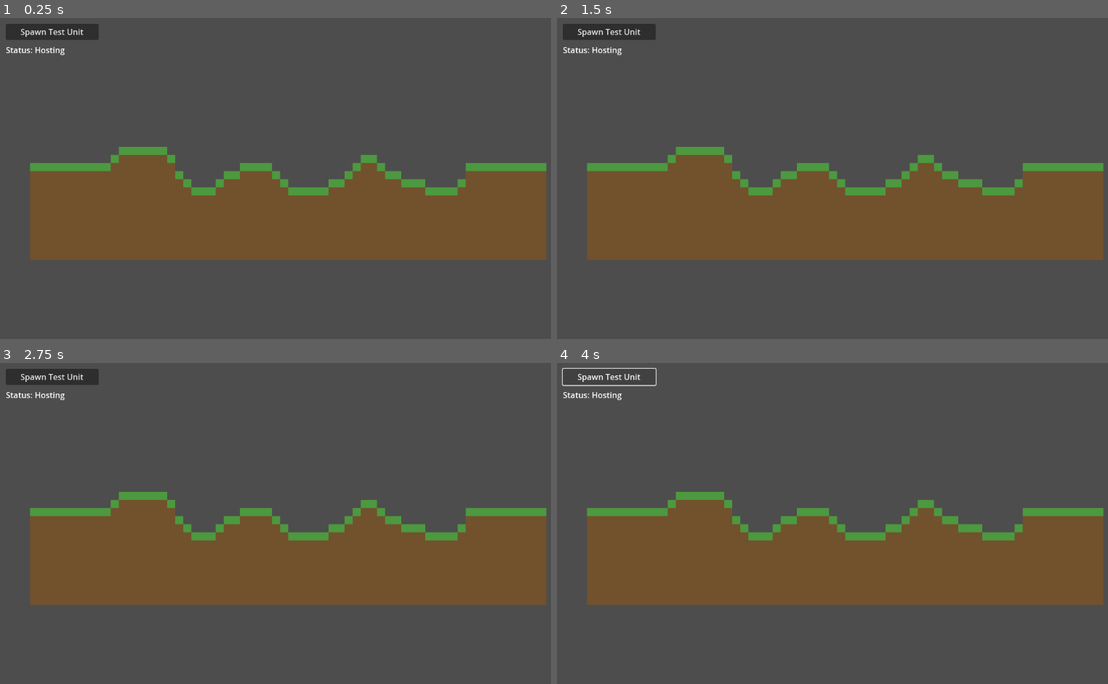
Above: before the commit, frames 1-4 (two rows, left to right).
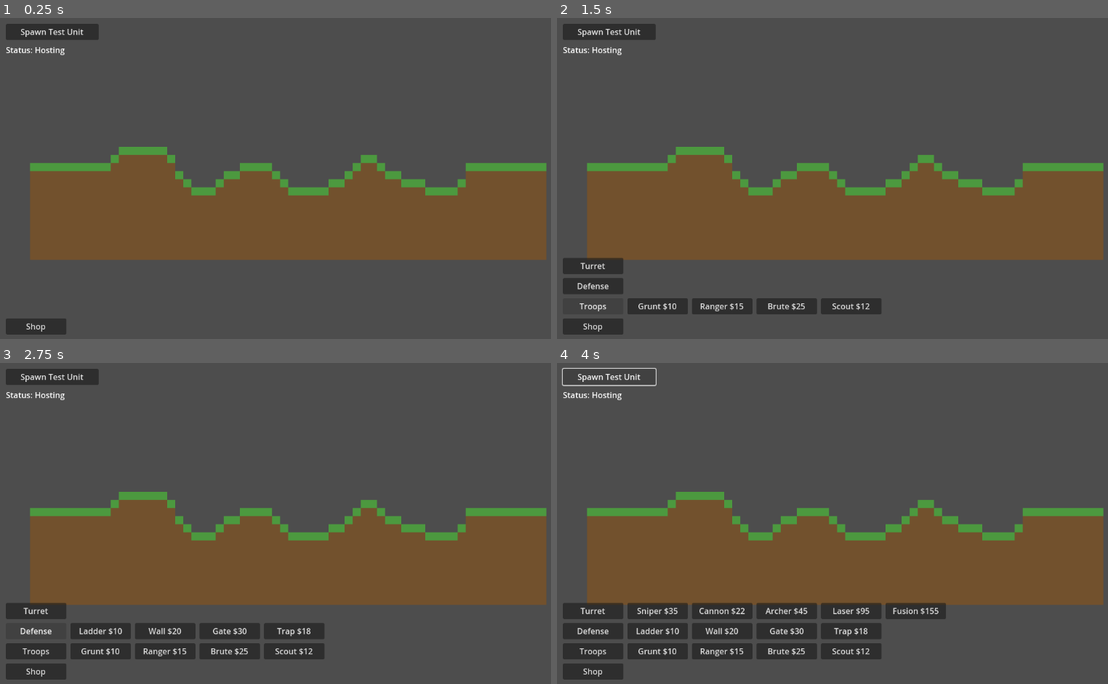
Above: after the commit, the same moments.

Repository: Dillon-McCardell/Village-Assault
Game: Godot game, scene res://scenes/game.tscn
Two runs of this game, one before a commit and one after it. Both use one fixed random seed, a clock stepped at 60 frames per second and the inputs below. This scene is started directly instead of the project's main scene.
Inputs (mouse positions are in pixels of both pictures, inside the frame that each line leads up to):
- Up to frame 1 (0.25 s): no input
- Up to frame 2 (1.5 s): click (595, 326) at 0.5 s, where only the run after the commit has a clickable "Shop"; click (595, 306) at 1.25 s, where only the run after the commit has a clickable "Troops"
- Up to frame 3 (2.75 s): click (38, 632) at 2 s, where only the run after the commit has a clickable "Defense"
- Up to frame 4 (4 s): click (595, 610) at 2.75 s, where only the run after the commit has a clickable "Turret"; click "Spawn Test Unit" at 3.5 s

The runs differ from the first frame. In frame 1, 0.5% of the frame differs, in the area x 1-13%, y 93-99%; in frame 2, 3.6%; in frame 3, 5.6%; in frame 4, 8.6%, in the area x 1-71%, y 74-99%.

Commit message:
Add shop UI scaffolding and server-side purchase handling
- add shop menu control with category/item expansion layout
- define placeholder shop data with labels and prices
- route purchases to the server and deduct player money
- integrate shop menu into game HUD

Diff:
--- a/village-assault/project.godot
+++ b/village-assault/project.godot
@@ -11,9 +11,9 @@
 [application]
 
 config/name="Village Assault"
+run/main_scene="res://scenes/boot_menu.tscn"
 config/features=PackedStringArray("4.5", "Forward Plus")
 config/icon="res://icon.svg"
-run/main_scene="res://scenes/boot_menu.tscn"
 
 [autoload]
 
--- a/village-assault/scenes/game.tscn
+++ b/village-assault/scenes/game.tscn
@@ -1,7 +1,8 @@
-[gd_scene load_steps=3 format=3]
+[gd_scene load_steps=4 format=3]
 
 [ext_resource type="Script" path="res://scripts/game.gd" id="1"]
 [ext_resource type="Script" path="res://scripts/world/territory_manager.gd" id="2"]
+[ext_resource type="Script" path="res://scripts/ui/shop_menu.gd" id="3"]
 
 [node name="Game" type="Node2D"]
 script = ExtResource("1")
@@ -36,3 +37,6 @@
 offset_top = 56.0
 offset_right = 260.0
 offset_bottom = 80.0
+
+[node name="ShopMenu" type="Control" parent="CanvasLayer/UI"]
+script = ExtResource("3")
--- a/village-assault/scenes/test_unit.tscn
+++ b/village-assault/scenes/test_unit.tscn
@@ -1,6 +1,6 @@
-[gd_scene load_steps=2 format=3]
+[gd_scene load_steps=2 format=3 uid="uid://hqr2bge5a6kx"]
 
-[ext_resource type="Script" path="res://scripts/test_unit.gd" id="1"]
+[ext_resource type="Script" uid="uid://2nugsdgo43a1" path="res://scripts/test_unit.gd" id="1"]
 
 [node name="TestUnit" type="Node2D"]
 script = ExtResource("1")
--- /dev/null
+++ b/village-assault/scripts/ui/shop_menu.gd
@@ -0,0 +1,215 @@
+extends Control
+
+signal item_purchased(item_id: String, price: int)
+
+@export var button_size: Vector2 = Vector2(120, 32)
+@export var spacing: Vector2 = Vector2(8, 8)
+@export var margin: Vector2 = Vector2(16, 16)
+
+var _origin_button: Button
+var _category_buttons: Array[Button] = []
+var _item_buttons: Array = []
+var _category_expanded: Array[bool] = []
+var _shop_open: bool = false
+var _shop_data: Array = []
+
+func _ready() -> void:
+	mouse_filter = Control.MOUSE_FILTER_STOP
+	_build_shop_data()
+	_build_buttons()
+	_layout_buttons()
+	_collapse_all()
+
+func _notification(what: int) -> void:
+	if what == NOTIFICATION_RESIZED:
+		_layout_buttons()
+
+func _unhandled_input(event: InputEvent) -> void:
+	if not _shop_open:
+		return
+	if event is InputEventMouseButton and event.pressed and event.button_index == MOUSE_BUTTON_LEFT:
+		if not _is_point_on_visible_button(event.position):
+			_collapse_all()
+
+func _build_shop_data() -> void:
+	_shop_data = [
+		{
+			"id": "troops",
+			"label": "Troops",
+			"items": [
+				{"id": "troop_grunt", "label": "Grunt", "price": 10},
+				{"id": "troop_ranger", "label": "Ranger", "price": 15},
+				{"id": "troop_brute", "label": "Brute", "price": 25},
+				{"id": "troop_scout", "label": "Scout", "price": 12},
+			]
+		},
+		{
+			"id": "defense",
+			"label": "Defense",
+			"items": [
+				{"id": "defense_ladder", "label": "Ladder", "price": 10},
+				{"id": "defense_wall", "label": "Wall", "price": 20},
+				{"id": "defense_gate", "label": "Gate", "price": 30},
+				{"id": "defense_trap", "label": "Trap", "price": 18},
+			]
+		},
+		{
+			"id": "turrets",
+			"label": "Turret",
+			"items": [
+				{"id": "turret_sniper", "label": "Sniper", "price": 35},
+				{"id": "turret_cannon", "label": "Cannon", "price": 22},
+				{"id": "turret_archer", "label": "Archer", "price": 45},
+				{"id": "turret_laser", "label": "Laser", "price": 95},
+				{"id": "turret_fusion", "label": "Fusion", "price": 155},
+			]
+		}
+	]
+
+func _build_buttons() -> void:
+	_origin_button = _make_button("Shop", _on_origin_pressed)
+	add_child(_origin_button)
+	_origin_button.visible = true
+
+	_category_buttons.clear()
+	_item_buttons.clear()
+	_category_expanded.clear()
+
+	for i in range(_shop_data.size()):
+		var category: Dictionary = _shop_data[i]
+		var category_button := _make_button(category["label"], func() -> void:
+			_on_category_pressed(i)
+		)
+		add_child(category_button)
+		_category_buttons.append(category_button)
+		_category_expanded.append(false)
+
+		var item_row: Array = []
+		var items: Array = category["items"]
+		for j in range(items.size()):
+			var item: Dictionary = items[j]
+			var label := "%s $%d" % [item["label"], item["price"]]
+			var item_button := _make_button(label, func() -> void:
+				_on_item_pressed(i, j)
+			)
+			add_child(item_button)
+			item_row.append(item_button)
+		_item_buttons.append(item_row)
+
+func _layout_buttons() -> void:
+	var viewport_size := get_viewport_rect().size
+	var origin_pos := Vector2(margin.x, viewport_size.y - margin.y - button_size.y)
+	_origin_button.position = origin_pos
+	_origin_button.size = button_size
+
+	for i in range(_category_buttons.size()):
+		var category_pos := Vector2(
+			origin_pos.x,
+			origin_pos.y - (i + 1) * (button_size.y + spacing.y)
+		)
+		_category_buttons[i].position = category_pos
+		_category_buttons[i].size = button_size
+
+		for j in range(_item_buttons[i].size()):
+			var item_pos := Vector2(
+				category_pos.x + (j + 1) * (button_size.x + spacing.x),
+				category_pos.y
+			)
+			_item_buttons[i][j].position = item_pos
+			_item_buttons[i][j].size = button_size
+
+func _on_origin_pressed() -> void:
+	if _shop_open:
+		_collapse_all()
+		return
+	_open_shop()
+
+func _on_category_pressed(index: int) -> void:
+	if index < 0 or index >= _category_buttons.size():
+		return
+	if _category_expanded[index]:
+		_collapse_category(index)
+		return
+	_expand_category(index)
+
+func _on_item_pressed(category_index: int, item_index: int) -> void:
+	var item := _get_item(category_index, item_index)
+	if item.is_empty():
+		return
+	if multiplayer.is_server():
+		_process_purchase_request(multiplayer.get_unique_id(), category_index, item_index)
+	else:
+		_request_purchase.rpc_id(1, category_index, item_index)
+
+func _open_shop() -> void:
+	_shop_open = true
+	for button in _category_buttons:
+		button.visible = true
+
+func _collapse_all() -> void:
+	_shop_open = false
+	for i in range(_category_buttons.size()):
+		_category_buttons[i].visible = false
+		_category_expanded[i] = false
+		for item_button in _item_buttons[i]:
+			item_button.visible = false
+
+func _expand_category(index: int) -> void:
+	_category_expanded[index] = true
+	for item_button in _item_buttons[index]:
+		item_button.visible = true
+
+func _collapse_category(index: int) -> void:
+	_category_expanded[index] = false
+	for item_button in _item_buttons[index]:
+		item_button.visible = false
+
+func _is_point_on_visible_button(point: Vector2) -> bool:
+	if _origin_button.visible and _origin_button.get_global_rect().has_point(point):
+		return true
+	for i in range(_category_buttons.size()):
+		var category_button := _category_buttons[i]
+		if category_button.visible and category_button.get_global_rect().has_point(point):
+			return true
+		for item_button in _item_buttons[i]:
+			if item_button.visible and item_button.get_global_rect().has_point(point):
+				return true
+	return false
+
+func _make_button(label: String, pressed_callback: Callable) -> Button:
+	var button := Button.new()
+	button.text = label
+	button.pressed.connect(pressed_callback)
+	button.visible = false
+	button.focus_mode = Control.FOCUS_NONE
+	return button
+
+func _get_item(category_index: int, item_index: int) -> Dictionary:
+	if category_index < 0 or category_index >= _shop_data.size():
+		return {}
+	var category: Dictionary = _shop_data[category_index]
+	var items: Array = category["items"]
+	if item_index < 0 or item_index >= items.size():
+		return {}
+	return items[item_index]
+
+@rpc("any_peer", "reliable")
+func _request_purchase(category_index: int, item_index: int) -> void:
+	if not multiplayer.is_server():
+		return
+	var peer_id := multiplayer.get_remote_sender_id()
+	if peer_id == 0:
+		peer_id = 1
+	_process_purchase_request(peer_id, category_index, item_index)
+
+func _process_purchase_request(peer_id: int, category_index: int, item_index: int) -> void:
+	var item := _get_item(category_index, item_index)
+	if item.is_empty():
+		return
+	var price: int = int(item["price"])
+	var current_money := GameState.get_money_for_peer(peer_id)
+	if current_money < price:
+		return
+	GameState.set_money_for_peer(peer_id, current_money - price)
+	item_purchased.emit(item["id"], price)
+	# TODO: Spawn or queue the selected item here.
Not shown, added: village-assault/scripts/ui/shop_menu.gd.uid
